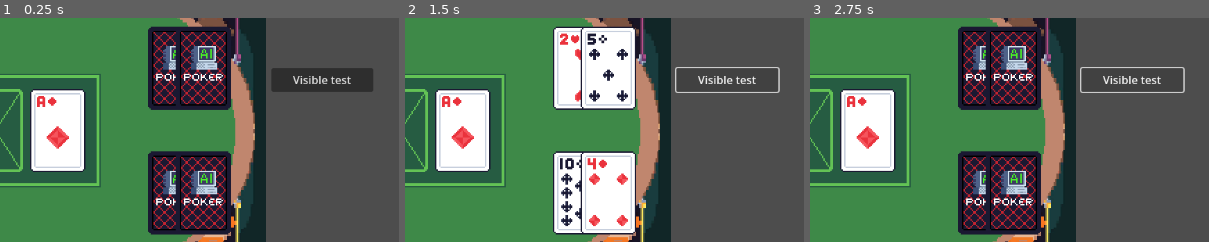
Above: before the commit, frames 1-3 (left to right).
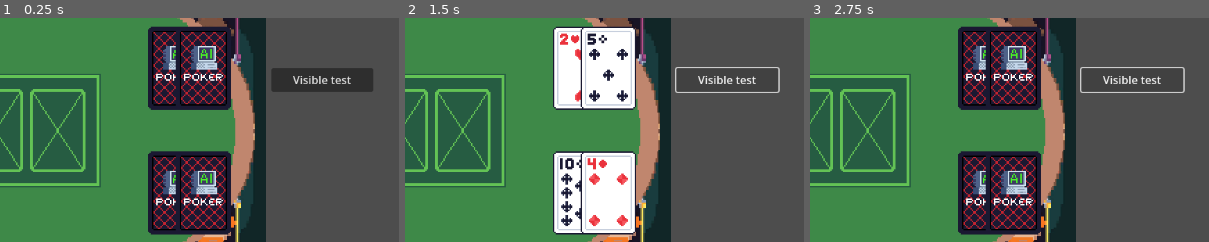
Above: after the commit, the same moments.

Repository: DrRGBaum/PokerAI
Game: Godot game, scene res://scenes/kevin_was_here.tscn
Two runs of this game, one before a commit and one after it. Both use one fixed random seed, a clock stepped at 60 frames per second and the inputs below.
Inputs:
- Up to frame 1 (0.25 s): no input
- Up to frame 2 (1.5 s): click "Visible test" at 0.5 s; click "Visible test" at 1.25 s
- Up to frame 3 (2.75 s): click "Visible test" at 2 s
The pictures show only the part of the screen within x 50-100%, y 6-56%; the shares and areas given below are measured in that part.

The runs differ from the first frame. In frame 1, 5.2% of the frame differs, in the area x 7-22%, y 31-69%; in frame 2, 5.2%; in frame 3, 5.2%.

Commit message:
hide cards

Diff:
--- a/scripts/cardStack.gd
+++ b/scripts/cardStack.gd
@@ -20,6 +20,9 @@
 var tablePos = [Vector2(300,200),Vector2(390,200),Vector2(480,200),Vector2(570,200),Vector2(660,200)]
 var handPos = [Vector2(621,470),Vector2(706,470)]
 
+func firstRound():
+	pass
+
 func placeCards():
 	for i in range(2):
 		playerHand[i].set_position(handPos[i])
@@ -32,6 +35,10 @@
 		aiPlayer1[i].visible(false)
 		aiPlayer2[i].visible(false)
 		aiPlayer3[i].visible(false)
+
+	for i in range (42): # restliche karten verstecken
+		stack[10 + i].set_position(Vector2(-40,200))
+
 	queue_redraw()
 	pass
 
